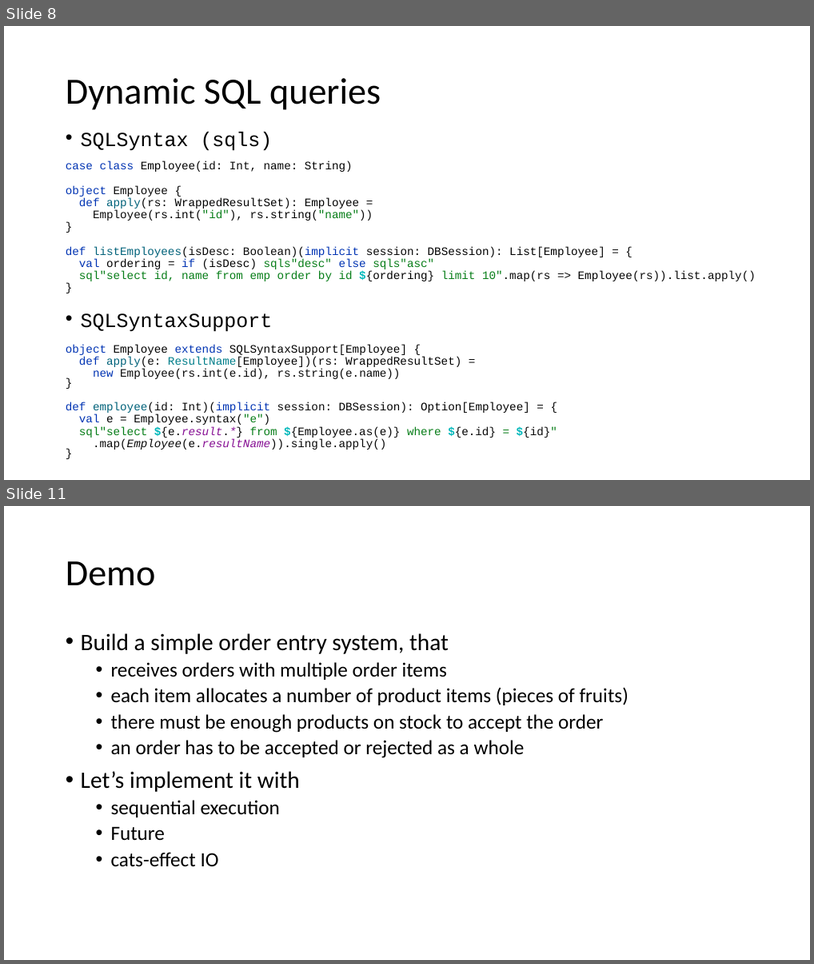
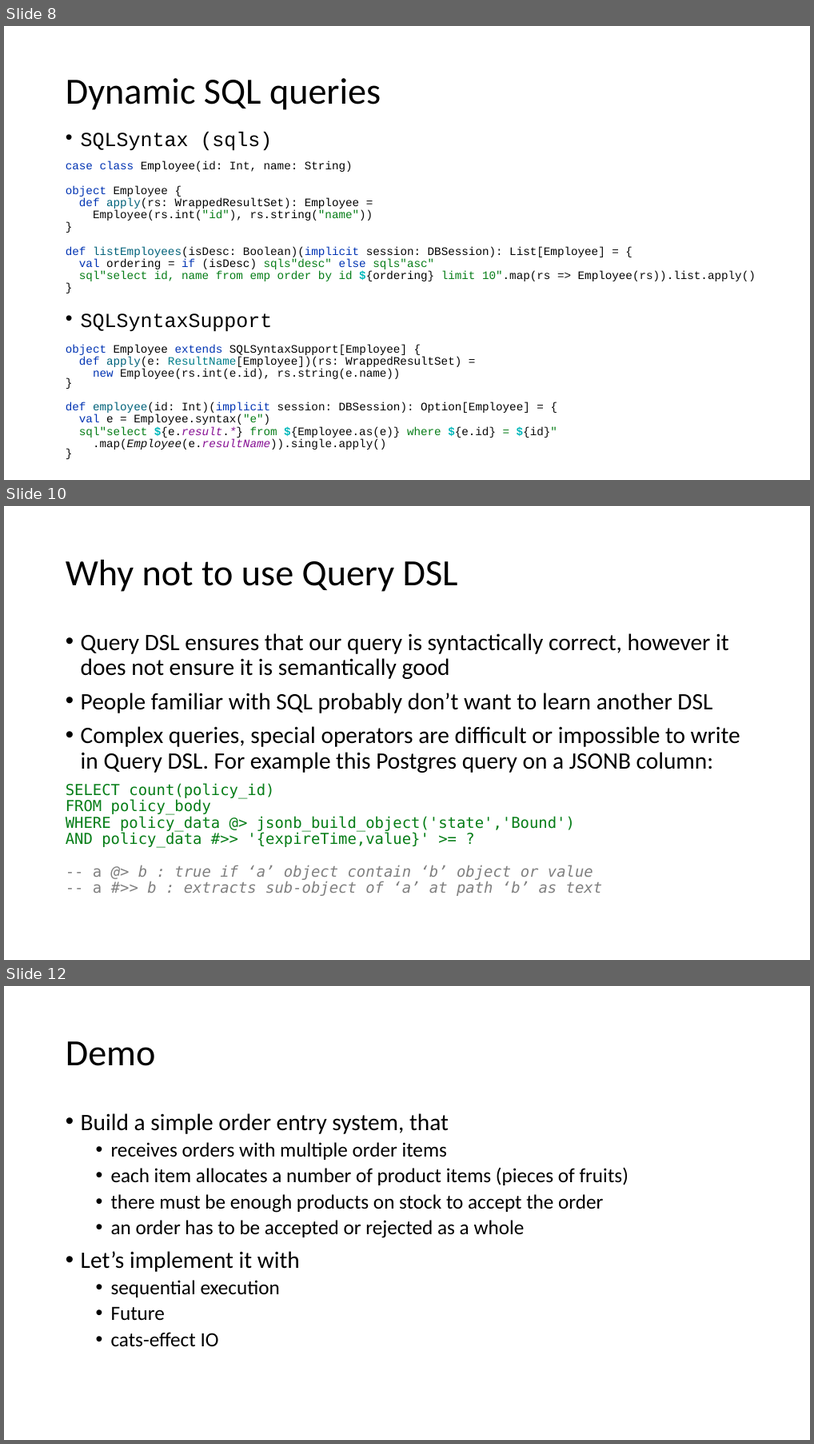
Before and after one commit to mcsuka/scalikejdbc-demo, a slide deck: docs/scalikejdbc-demo.pptx. Shown one above the other, each under a label of ours: slides 8 and 11 before the commit, slides 8, 10 and 12 after it; the slides between them are not shown. The pictures are 814x964 and 814x1444 pixels, drawn with LibreOffice and Linux fonts; fonts in the diff are those of the drawing. Boxes give left, top, right and bottom in pixels: in the first picture for what was removed or moved away, otherwise in the second. Text is boxed around its words. In the diff, an @@ line names an element or a change of style, - is before the commit and + after.

```diff
--- a/docs/scalikejdbc-demo.pptx
+++ b/docs/scalikejdbc-demo.pptx
@@ slide 10 added at (x1=4, y1=506, x2=810, y2=960), background #FFFFFF @@
@@ title added at (x1=66, y1=560, x2=458, y2=592), 44 pt, text #000000 @@
+Why not to use Query DSL
@@ text added at (x1=66, y1=633, x2=741, y2=896), 28 pt, text #000000 @@
+• Query DSL ensures that our query is syntactically correct, however it does not ensure it is semantically good
+• People familiar with SQL probably don’t want to learn another DSL
+• Complex queries, special operators are difficult or impossible to write in Query DSL. For example this Postgres query on a JSONB column:
+SELECT count(policy_id)
+FROM policy_body
+WHERE policy_data @> jsonb_build_object('state','Bound')
+AND policy_data #>> '{expireTime,value}' >= ?
+-- a @> b : true if ‘a’ object contain ‘b’ object or value
+-- a #>> b : extracts sub-object of ‘a’ at path ‘b’ as text
@@ what was slide 11 is now slide 12 @@
```
Also in this commit, not shown: 4 slides changed, 1 other file.
